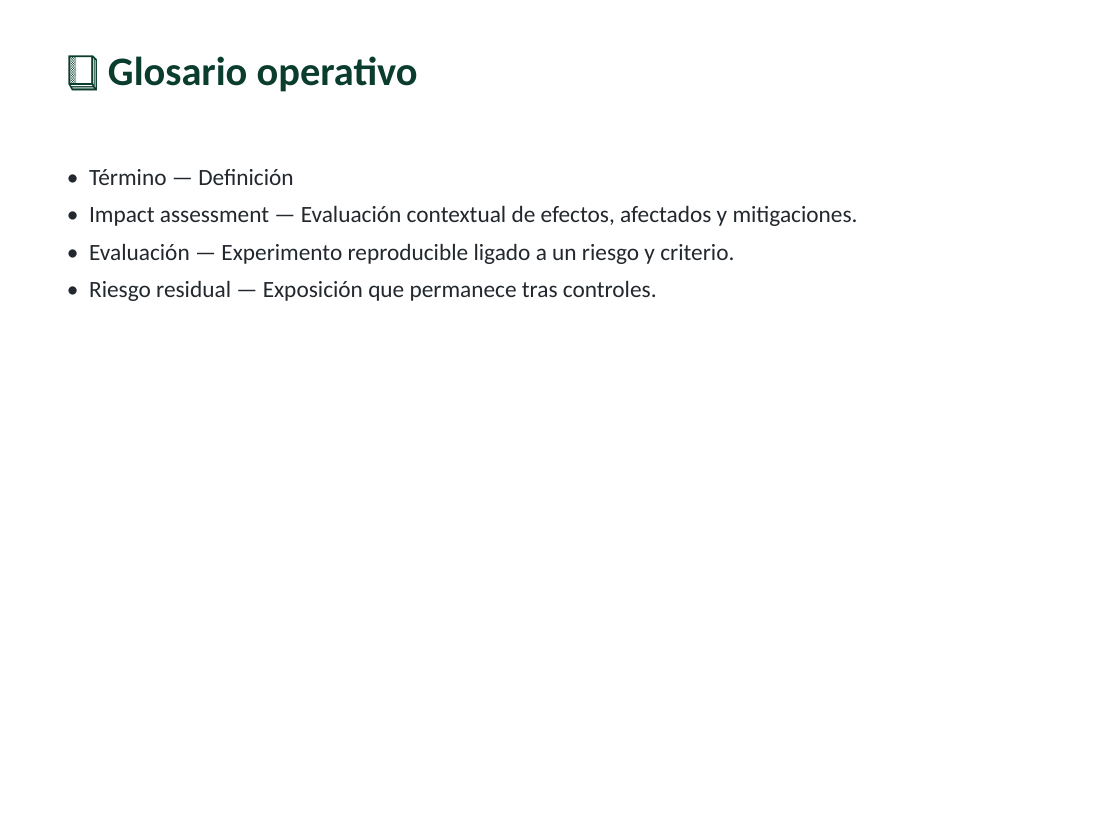
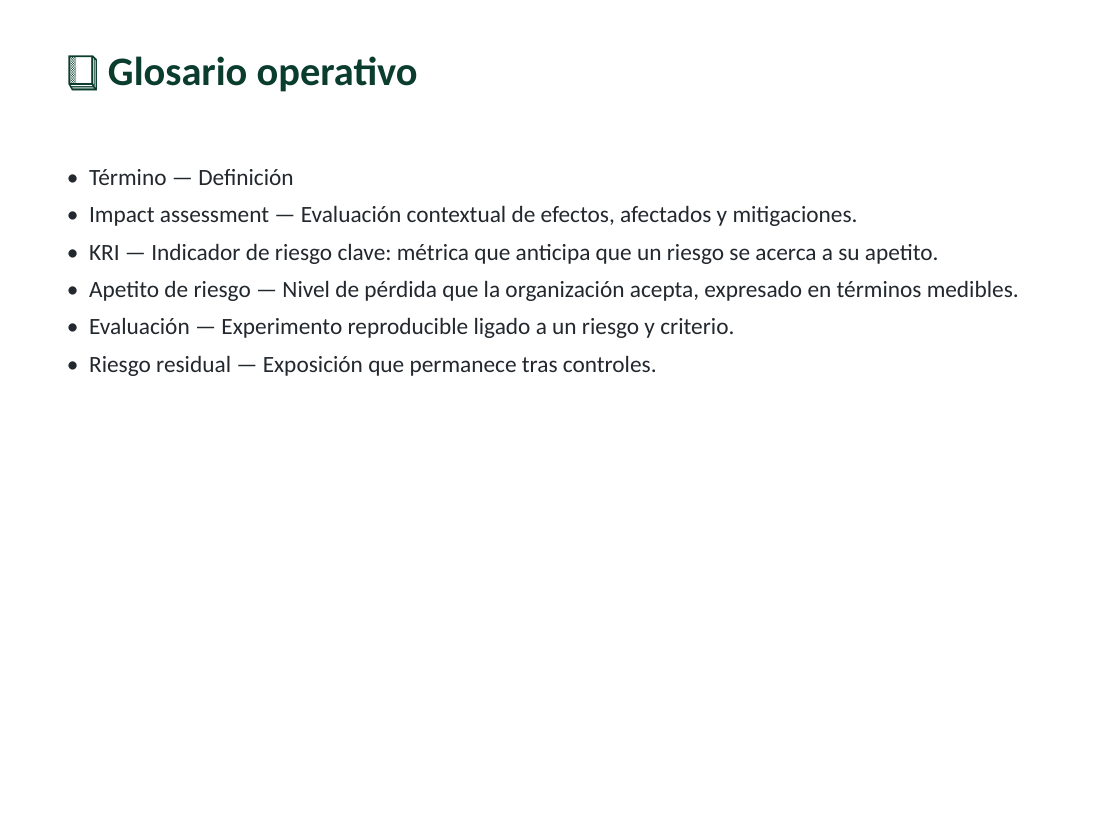
Before and after one commit to vladimiracunadev-create/modern-cybersecurity-program, a slide deck: slide 6 of classes/parte-15-seguridad-de-ia-y-machine-learning/300-gobernanza-y-etica-de-la-ia-segura/clase-300-presentacion.pptx. Drawn at 1120x840 pixels with LibreOffice and Linux fonts; fonts in the diff are those of the drawing. Boxes give left, top, right and bottom in pixels: in the first picture for what was removed or moved away, otherwise in the second. Text is boxed around its words. In the diff, an @@ line names an element or a change of style, - is before the commit and + after.

```diff
--- a/classes/parte-15-seguridad-de-ia-y-machine-learning/300-gobernanza-y-etica-de-la-ia-segura/clase-300-presentacion.pptx
+++ b/classes/parte-15-seguridad-de-ia-y-machine-learning/300-gobernanza-y-etica-de-la-ia-segura/clase-300-presentacion.pptx
@@ text at <box>89,243,1019,301</box>: paragraphs added @@
+• KRI — Indicador de riesgo clave: métrica que anticipa que un riesgo se acerca a su apetito.
+• Apetito de riesgo — Nivel de pérdida que la organización acepta, expresado en términos medibles.
```
Also in this commit, not shown: 2 other slides changed, 49 other files.
